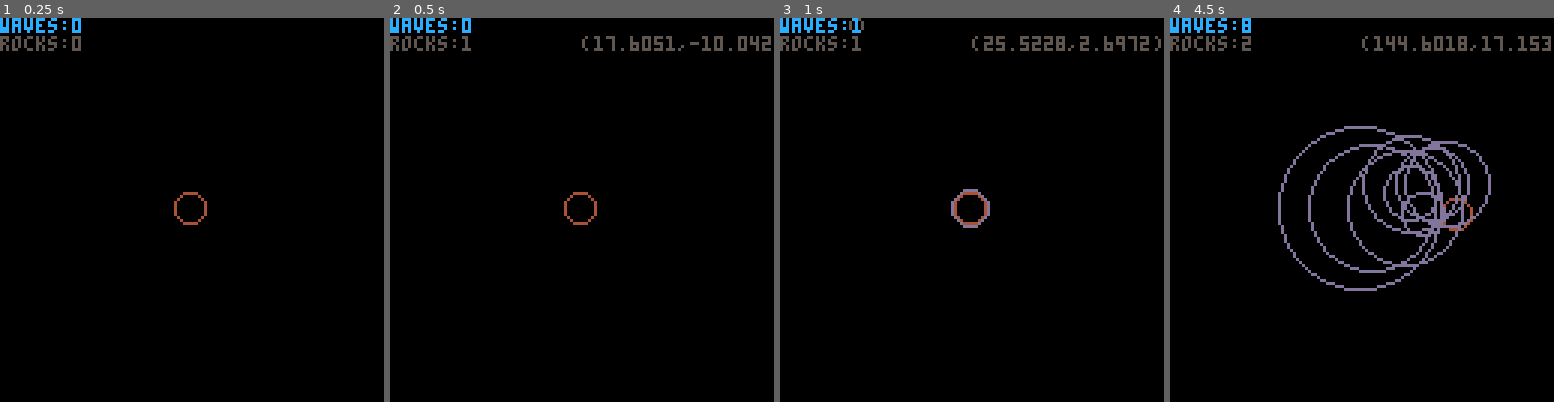
Above: before the commit, frames 1-4 (left to right).
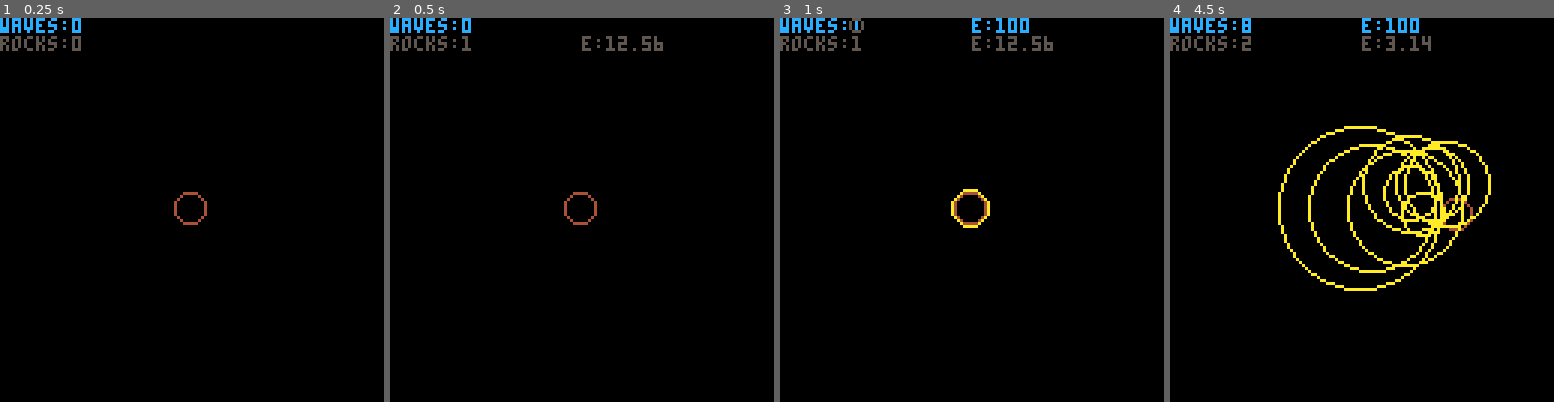
Above: after the commit, the same moments.

Repository: EngMaltez/P8Lab
Game: PICO-8 cartridge circprot.p8
The game is run twice, just before and just after one commit, with the same random seed, the same clock (stepped at 60 frames per second) and the same inputs.
Inputs:
- Up to frame 1 (0.25 s): no input
- Up to frame 2 (0.5 s): tap X (X key) at 0.33 s
- Up to frame 3 (1 s): tap O (Z key) at 0.7 s
- Up to frame 4 (4.5 s): tap X (X key) at 1.07, 1.85, 2.97, 4.08 s; hold Right 1.6-2.1 s; tap O (Z key) every 0.4 s from 1.7 to 4.1 s; hold Up 2.15-2.42 s; hold Right 2.47-3.03 s; hold Left 3.08-3.58 s; hold Down 3.63-3.97 s; hold Right from 4.02 s (still down)

Frame 1 is identical in both runs. In frame 2, 0.7% of the frame differs, in the area x 50-100%, y 4-9%; in frame 3, 1.3%; in frame 4, 5.0%, in the area x 28-100%, y 0-72%.

Commit message:
ENH: damage proportionar to the exposed rock ark

Diff:
--- a/circprot.p8
+++ b/circprot.p8
@@ -45,8 +45,17 @@
 	for wave in all(waves) do
 		for rock in all(rocks) do
 			if is_colliding(wave,rock) then
-				sfx(3)
-				del(rocks, rock)
+				if wave.e <= 1 then
+					dmg = wave.e
+				else
+					dmg = wave.e * rock.r / wave.r
+				end
+				rock.e -= dmg
+				wave.e -= dmg
+				if rock.e <= 0 then
+					sfx(3)
+					del(rocks, rock)
+				end
 			end
 		end
 	end
@@ -67,25 +76,23 @@
 	circ(plr.x,plr.y,plr.r,4)
 	draw_shockwaves()
 	draw_rocks()
-	print("waves:"..#waves,0,0,12)
-end
-
--->8
--- menu
+end
 
 -->8
 -- shockwave
 
 function create_shockwave()
-	add(waves,
-		{x=plr.x, y=plr.y, r=plr.r}
-	)
+	lastwave = {
+		x=plr.x, y=plr.y, r=plr.r,
+		e=100
+	}
+	add(waves,lastwave)
 end
 
 function update_shockwaves()
 	for wave in all(waves) do
 		wave.r += 0.2
-		if wave.r > 60 then
+		if wave.e <= 0 then
 			del(waves,wave)
 		end
 	end
@@ -93,7 +100,15 @@
 
 function draw_shockwaves()
 	for wave in all(waves) do
-		circ(wave.x,wave.y,wave.r,13)
+		cor = 10
+		if (wave.e < 50) cor=9
+		if (wave.e < 25) cor=4
+		if (wave.e < 10) cor=1
+		circ(wave.x,wave.y,wave.r,cor)
+	end
+	print("waves:"..#waves,0,0,12)
+	if lastwave then
+		print("e:"..lastwave.e,64,0,12)
 	end
 end
 
@@ -106,8 +121,10 @@
 		x = 91*cos(angle) + plr.x,
 		y = 91*sin(angle) + plr.y,
 		r = flr(rnd(2))+1,
-		vx=0, vy=0
+		vx=0, vy=0,
+		e = 3.14
 	}
+	rock.e = rock.e*rock.r^2
 	local dx = plr.x-rock.x
 	local dy = plr.y-rock.y
 	local distance = dist(plr,rock)
@@ -129,7 +146,7 @@
 		circ(rock.x,rock.y,rock.r,5)
 	end
 	if lastrock then
-		print("("..lastrock.x..","..lastrock.y..")", 64,6,5)
+		print("e:"..lastrock.e, 64,6,5)
 	end
 	print("rocks:"..#rocks,0,6,5)
 end
